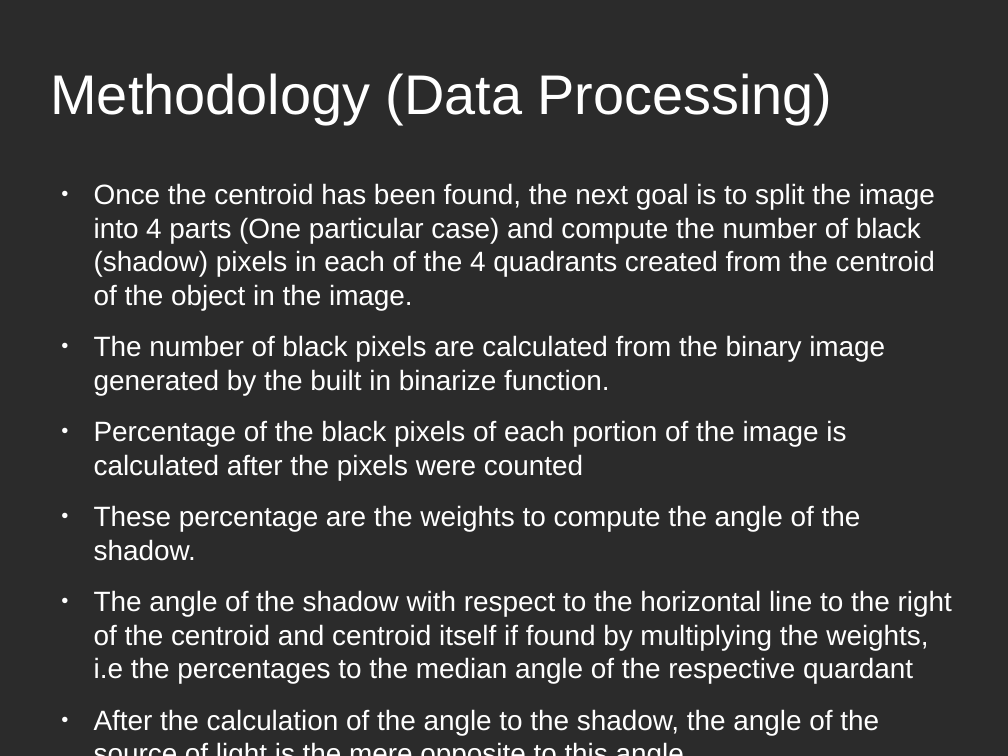
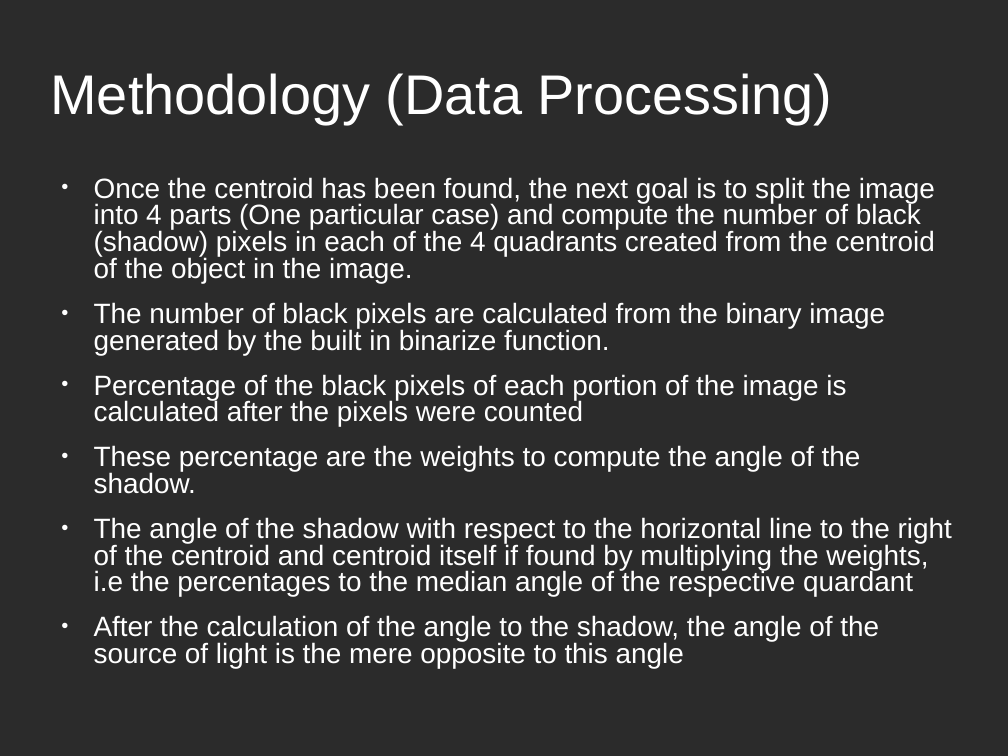
Before and after one commit to Anirudh-Shrikanth/light_source_direction_detection, a slide deck: slide 5 of PPT.odp (slide 4 before the commit). Drawn at 1008x756 pixels with LibreOffice and Linux fonts; fonts in the diff are those of the drawing; background and template pictures are left out; a plain dark background stands for a picture behind light text. Boxes give left, top, right and bottom in pixels: in the first picture for what was removed or moved away, otherwise in the second. Text is boxed around its words. In the diff, an @@ line names an element or a change of style, - is before the commit and + after.

```diff
--- a/PPT.odp
+++ b/PPT.odp
@@ text "Once the centroid has been ..." at [94,177,952,668]: indent changed; line spacing 1 to 0.8 @@
```
Also in this commit, not shown: 6 other slides changed, 1 slide added.
